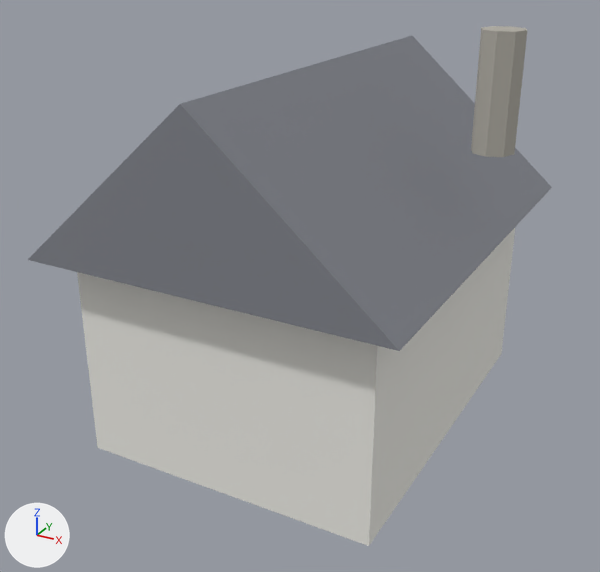
An edit to the glTF model assets/models/environment/temperate/CottageB.glb, drawn before and after from the same camera.
The view is the same before and after, from a 50 mm lens placed at (5.65, -10.96, 7.46), pointed at (-0.1, -0.49, 2.23). Lighting does not change. The marker at lower left points along +X, +Y and +Z. The picture after the commit comes second. Where no turn or scale is listed for an object, it has been applied to the vertices. Vertices at exactly the same position are counted once.

Names of what the first picture shows: 'Chimney.002', 'Cottage roof.001', 'Cottage.001'.
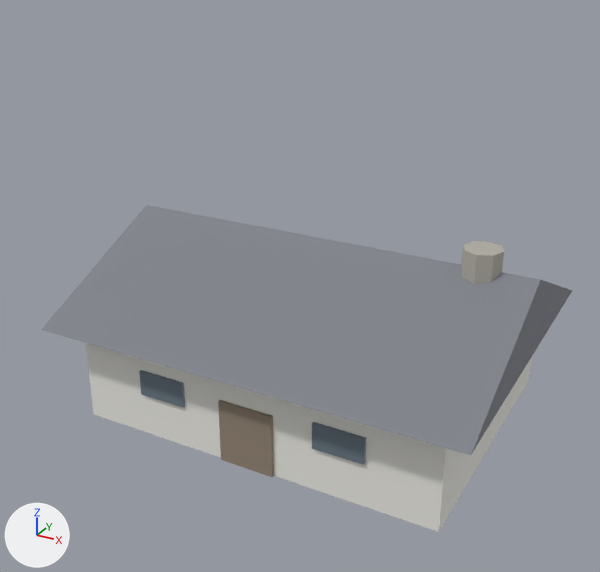
Where the newer file only moved an object's origin or applied its transform, the numbers keep the older frame.

Boxes [x1, y1, x2, y2] around the edits, measured in the pictures (600 x 572 px):
'Cottage roof.001', reshaped (21% shorter): before [28, 36, 552, 351]; after [41, 205, 572, 455]
'Cottage.001', reshaped: before [77, 228, 515, 546]; after [85, 343, 532, 532]
'Chimney.002', rescaled: before [471, 26, 527, 157]; after [461, 241, 504, 284]
'Door.001', unchanged, uncovered by the edit: after [218, 400, 274, 477]
'Window.006', unchanged, uncovered by the edit: after [312, 422, 366, 465]

Patch to the scene script:
```diff
--- a/assets/models/environment/temperate/CottageB.glb.py
+++ b/assets/models/environment/temperate/CottageB.glb.py
@@ me_cylinder_049 @@
 # used by ob_chimney_002; location = (2.6, 0.0, 5.4)
-me_cylinder_049.from_pydata(...)  # 16 vertices, 28 faces; spans x -0.3..0.3, y -0.3..0.3, z -0.8..0.8
+me_cylinder_049.from_pydata(...)  # 16 vertices, 28 faces; spans x 2.3..2.9, y -0.3..0.3, z 2.37..3.2
+# me_cylinder_049 part 1: the whole mesh is scaled about its middle by (1, 1, 0.516), then moved by (2.6, 0.0, 2.79)
 me_cylinder_049.materials.append(mat_field_stone_shade)
@@ me_cottage_roof_001 @@
 # used by ob_cottage_roof_001; location = (0.0, 0.0, 0.0)
-me_cottage_roof_001.from_pydata(...)  # 6 vertices, 6 faces; spans x -2.75..2.75, y -3.45..3.45, z 3.2..5.6
-me_cottage_roof_001.vertices[0].co = (-2.75, -3.45, 3.2)  # pixel (27, 259)
-me_cottage_roof_001.vertices[1].co = (2.75, -3.45, 3.2)  # pixel (399, 351)
-me_cottage_roof_001.vertices[2].co = (2.75, 3.45, 3.2)  # pixel (552, 187)
-me_cottage_roof_001.vertices[3].co = (-2.75, 3.45, 3.2)
-me_cottage_roof_001.vertices[4].co = (0.0, -3.45, 5.6)  # pixel (180, 103)
-me_cottage_roof_001.vertices[5].co = (0.0, 3.45, 5.6)  # pixel (412, 35)
+me_cottage_roof_001.from_pydata(...)  # 6 vertices, 6 faces; spans x -3.45..3.45, y -2.75..2.75, z 1.65..2.89
+# me_cottage_roof_001 part 2
+me_cottage_roof_001.vertices[0].co = (3.45, -2.75, 1.65)  # pixel (470, 455)
+me_cottage_roof_001.vertices[1].co = (3.45, 2.75, 1.65)  # pixel (572, 290)
+me_cottage_roof_001.vertices[2].co = (-3.45, 2.75, 1.65)
+me_cottage_roof_001.vertices[3].co = (-3.45, -2.75, 1.65)  # pixel (41, 329)
+me_cottage_roof_001.vertices[4].co = (3.45, 0.0, 2.89)  # pixel (540, 279)
+me_cottage_roof_001.vertices[5].co = (-3.45, 0.0, 2.89)  # pixel (146, 204)
 me_cottage_roof_001.materials.append(mat_slate_roof)
@@ me_cube_057 @@
 # used by ob_cottage_001; location = (0.0, 0.0, 1.6)
-me_cube_057.from_pydata(...)  # 8 vertices, 12 faces; spans x -2.3..2.3, y -3.0..3.0, z -1.6..1.6
-me_cube_057.vertices[0].co = (2.3, -3.0, -1.6)  # pixel (368, 546)
-me_cube_057.vertices[1].co = (2.3, -3.0, 1.6)
-me_cube_057.vertices[2].co = (-2.3, -3.0, -1.6)  # pixel (97, 447)
-me_cube_057.vertices[3].co = (-2.3, -3.0, 1.6)
-me_cube_057.vertices[4].co = (2.3, 3.0, -1.6)  # pixel (501, 354)
-me_cube_057.vertices[5].co = (2.3, 3.0, 1.6)
-me_cube_057.vertices[6].co = (-2.3, 3.0, -1.6)
-me_cube_057.vertices[7].co = (-2.3, 3.0, 1.6)
+me_cube_057.from_pydata(...)  # 8 vertices, 12 faces; spans x -3.0..3.0, y -2.3..2.3, z -1.6..0.05
+# me_cube_057 part 3
+me_cube_057.vertices[0].co = (-3.0, -2.3, -1.6)  # pixel (93, 414)
+me_cube_057.vertices[1].co = (-3.0, -2.3, 0.05)
+me_cube_057.vertices[2].co = (-3.0, 2.3, -1.6)
+me_cube_057.vertices[3].co = (-3.0, 2.3, 0.05)
+me_cube_057.vertices[4].co = (3.0, -2.3, -1.6)  # pixel (438, 531)
+me_cube_057.vertices[5].co = (3.0, -2.3, 0.05)
+me_cube_057.vertices[6].co = (3.0, 2.3, -1.6)  # pixel (528, 379)
+me_cube_057.vertices[7].co = (3.0, 2.3, 0.05)
 me_cube_057.materials.append(mat_white_trim)
@@ ob_chimney_002 @@
 ob_chimney_002 = bpy.data.objects.new('Chimney.002', me_cylinder_049)
-ob_chimney_002.location = (2.6, 0.0, 5.4)
+ob_chimney_002.location = (0.0, 0.0, 0.0)
```
